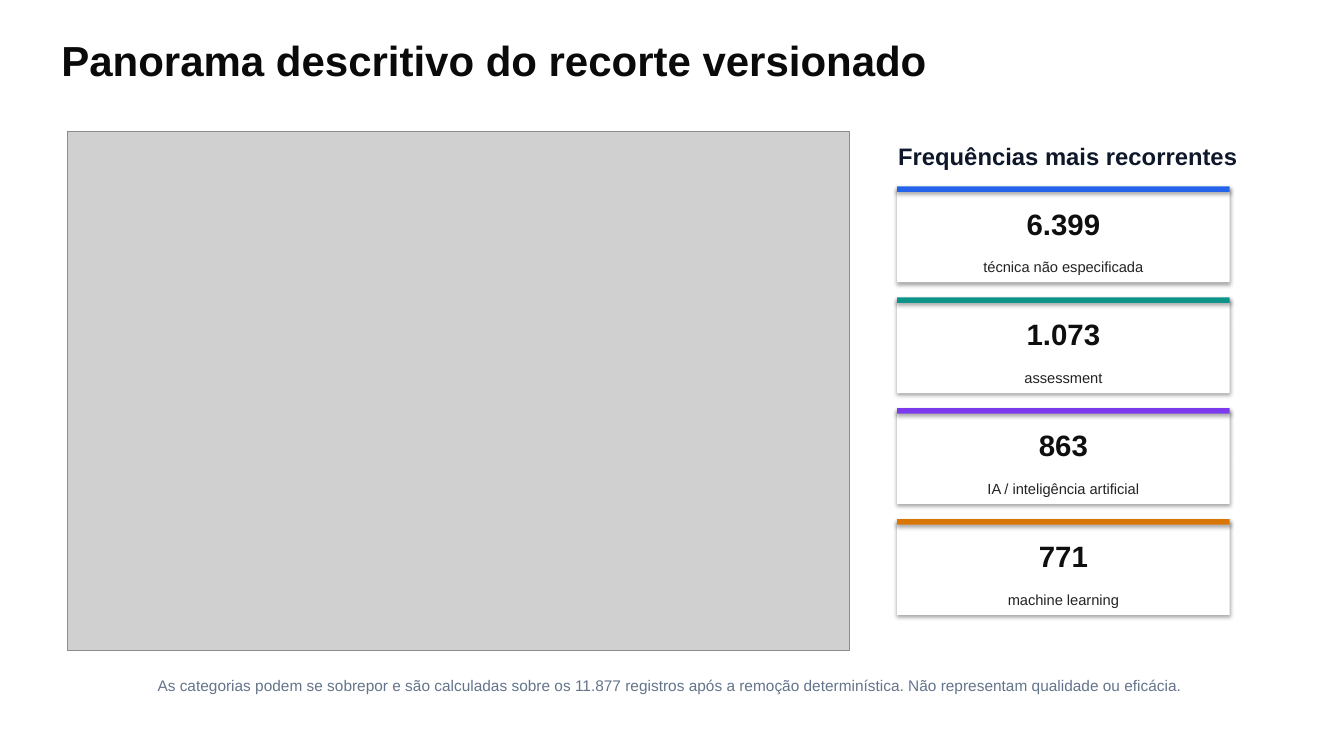
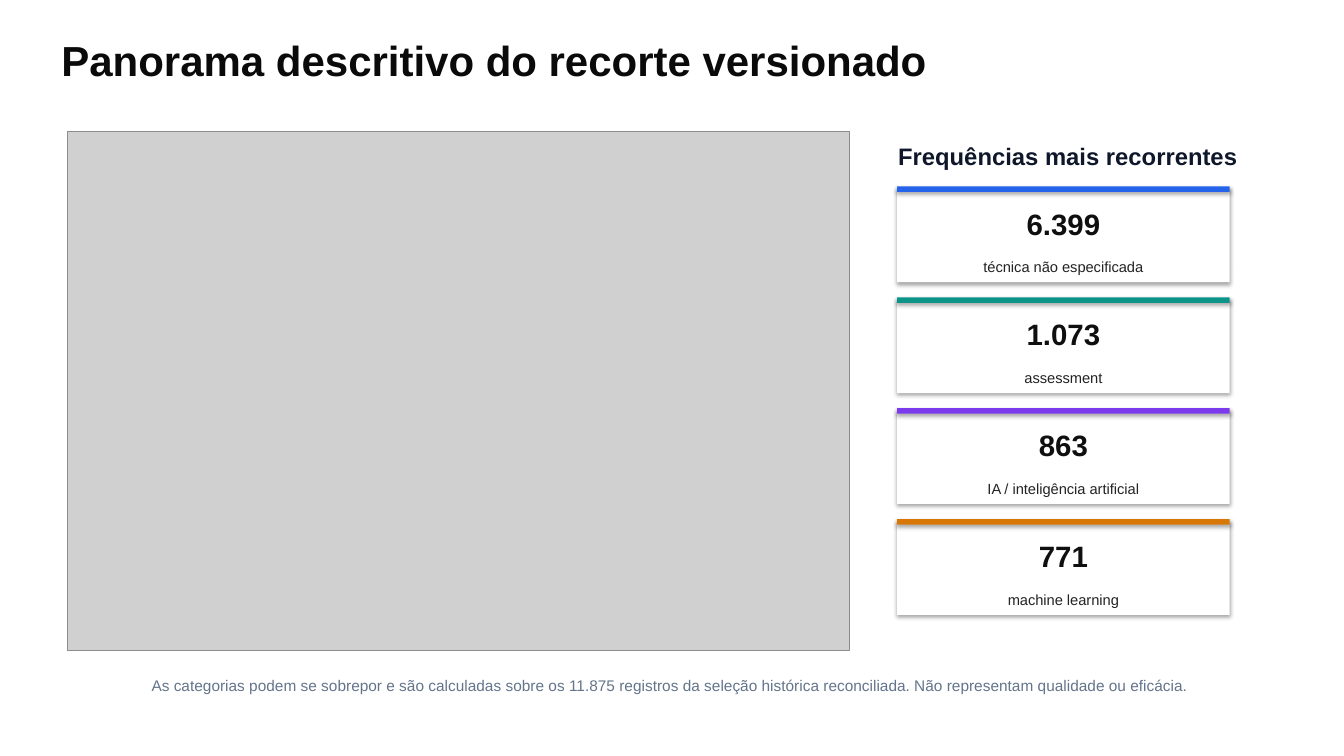
Before and after one commit to thalesfb/ccw, a slide deck: slide 10 of results/tcc/presentation/ensino_personalizado_de_matematica_tcc.pptx. Drawn at 1344x756 pixels with LibreOffice and Linux fonts; fonts in the diff are those of the drawing; grey boxes stand for pictures. Boxes give left, top, right and bottom in pixels: in the first picture for what was removed or moved away, otherwise in the second. Text is boxed around its words. In the diff, an @@ line names an element or a change of style, - is before the commit and + after.

```diff
--- a/results/tcc/presentation/ensino_personalizado_de_matematica_tcc.pptx
+++ b/results/tcc/presentation/ensino_personalizado_de_matematica_tcc.pptx
@@ text at [152,679,1187,694]: text changed @@
-As categorias podem se sobrepor e são calculadas sobre os 11.877 registros após a remoção determinística. Não representam qualidade ou eficácia.
+As categorias podem se sobrepor e são calculadas sobre os 11.875 registros da seleção histórica reconciliada. Não representam qualidade ou eficácia.
```
Also in this commit, not shown: 8 other slides changed, 4 other files.
